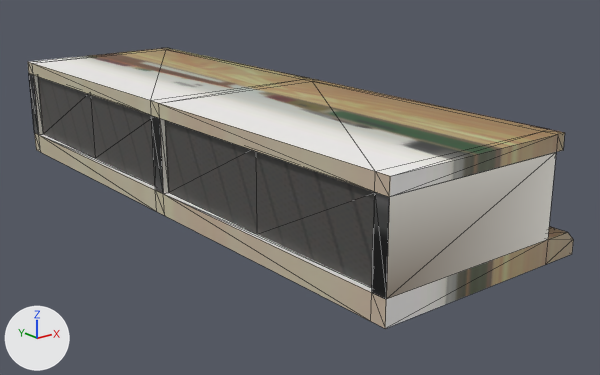
The COLLADA model apps/game/public/stages/st00/model/model_11.dae, before and after one commit.
Both versions are drawn from a 50 mm lens placed at (-7393.0, -2984.0, 1707.0), pointed at (-4101.0, 1131.0, 61.0). Lighting does not change. The marker at lower left points along +X, +Y and +Z. The picture after the commit comes second. Mesh edges are drawn as thin lines.

Objects in the first picture: 'Joint_0_Object_0', 'Joint_0_Object_1', 'Joint_0_Object_2', 'Joint_0_Object_3'.
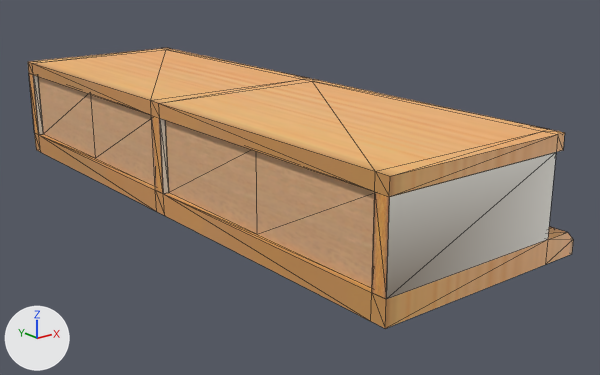
Where the change shows, as pixel boxes (x1, y1, x2, y2) in the pictures (600 x 375 px):
'Joint_0_Object_0', surface changed
    both: (28, 48, 573, 328)
'Joint_0_Object_2', surface changed (grey to brown)
    both: (38, 77, 375, 288)
'Joint_0_Object_3', surface changed
    both: (29, 74, 389, 299)

What the commit changed:
Picture 'model_11_Texture_2_CMP.png' (img_model_11_texture_2_cmp_png) is new.
Picture 'model_11_Texture_1_CMP.png' (img_model_11_texture_1_cmp_png) is new.
Picture 'model_11_Texture_0_CMP.png' (img_model_11_texture_0_cmp_png) is new.
Material 'Material_833A4BD7' (mat_material_833a4bd7) changes its picture from img_texture_0_cmp_png to img_model_11_texture_0_cmp_png.
Material 'Material_99BE7EE5' (mat_material_99be7ee5) changes its picture from img_texture_1_cmp_png to img_model_11_texture_1_cmp_png.
Material 'Material_52CAEF87' (mat_material_52caef87) changes its picture from img_texture_2_cmp_png to img_model_11_texture_2_cmp_png.
